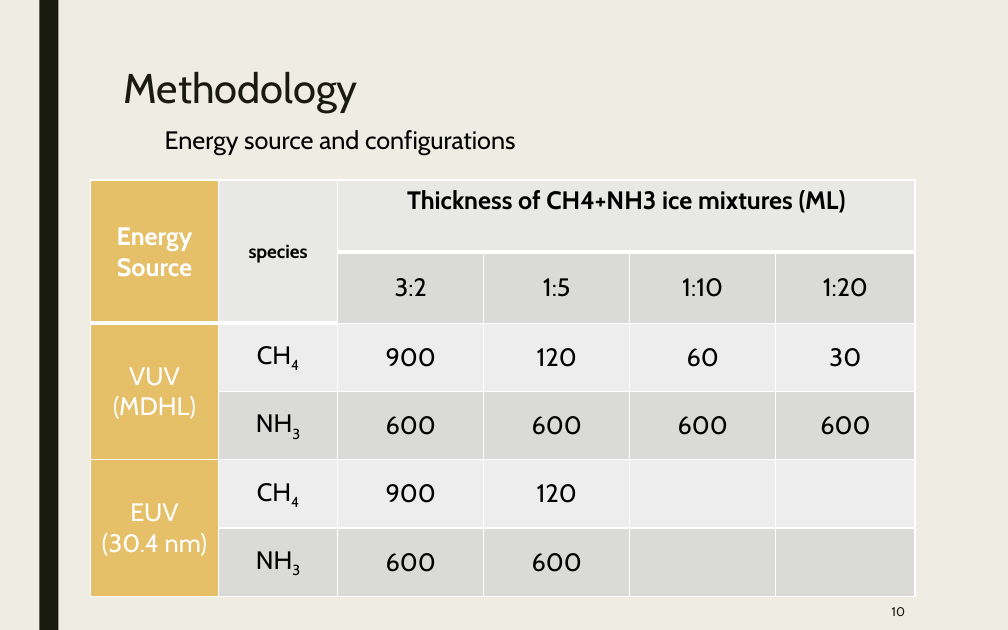
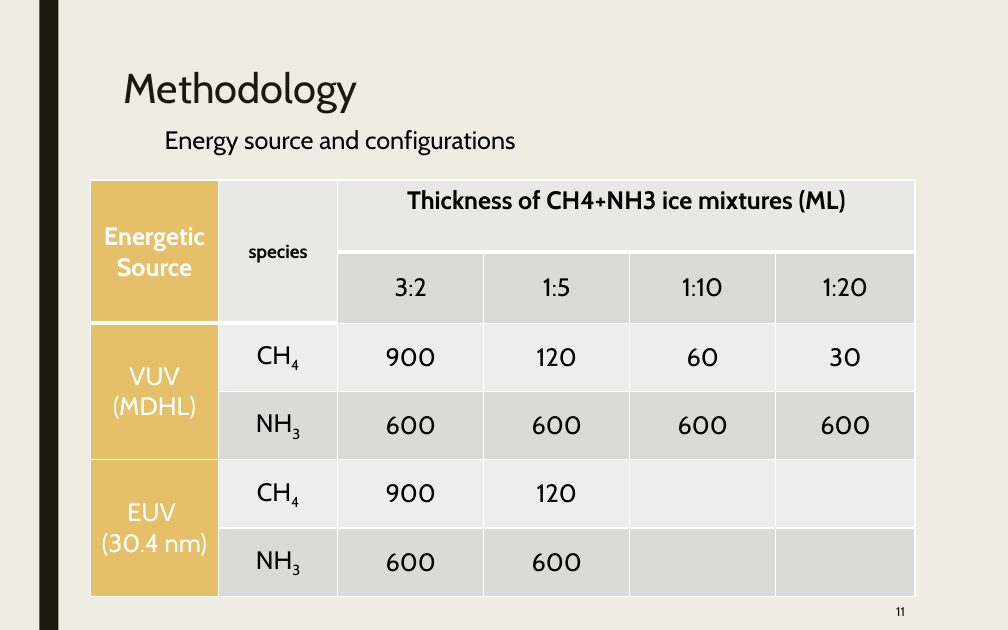
Before and after one commit to samuello1228/lily, a slide deck: slide 11 of doc/VUV and EUV irradiation of CH4 + NH3.pptx (slide 10 before the commit). Drawn at 1008x630 pixels with LibreOffice and Linux fonts; fonts in the diff are those of the drawing. Boxes give left, top, right and bottom in pixels: in the first picture for what was removed or moved away, otherwise in the second. Text is boxed around its words. In the diff, an @@ line names an element or a change of style, - is before the commit and + after.

```diff
--- a/doc/VUV and EUV irradiation of CH4 + NH3.pptx
+++ b/doc/VUV and EUV irradiation of CH4 + NH3.pptx
@@ table at bbox=[91, 180, 915, 590] @@
-row 1, column 1: Energy Source
+row 1, column 1: Energetic Source
-row 5, column 1: EUV (30.4 nm)
+row 5, column 1: EUV / (30.4 nm)
@@ page number at bbox=[896, 607, 905, 616]: text changed @@
-10
+11
```
Also in this commit, not shown: 10 other slides changed, 3 slides added.
